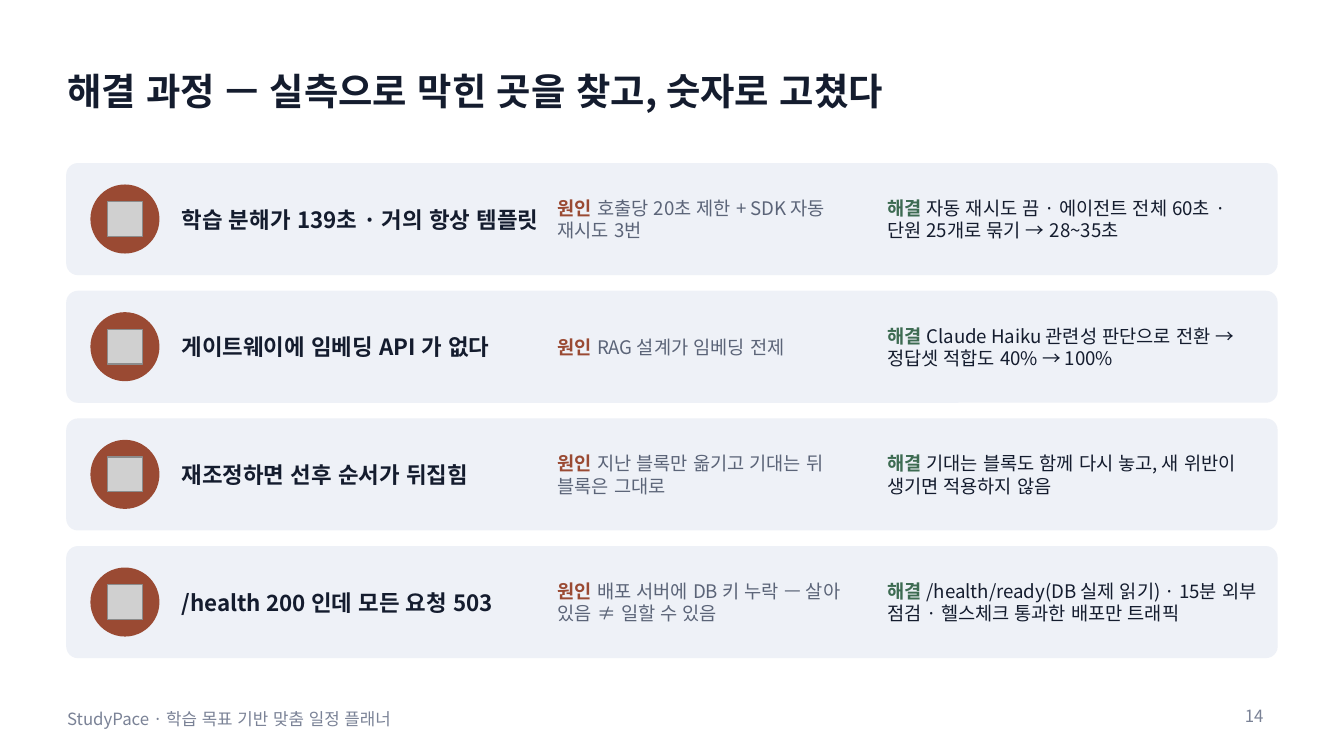
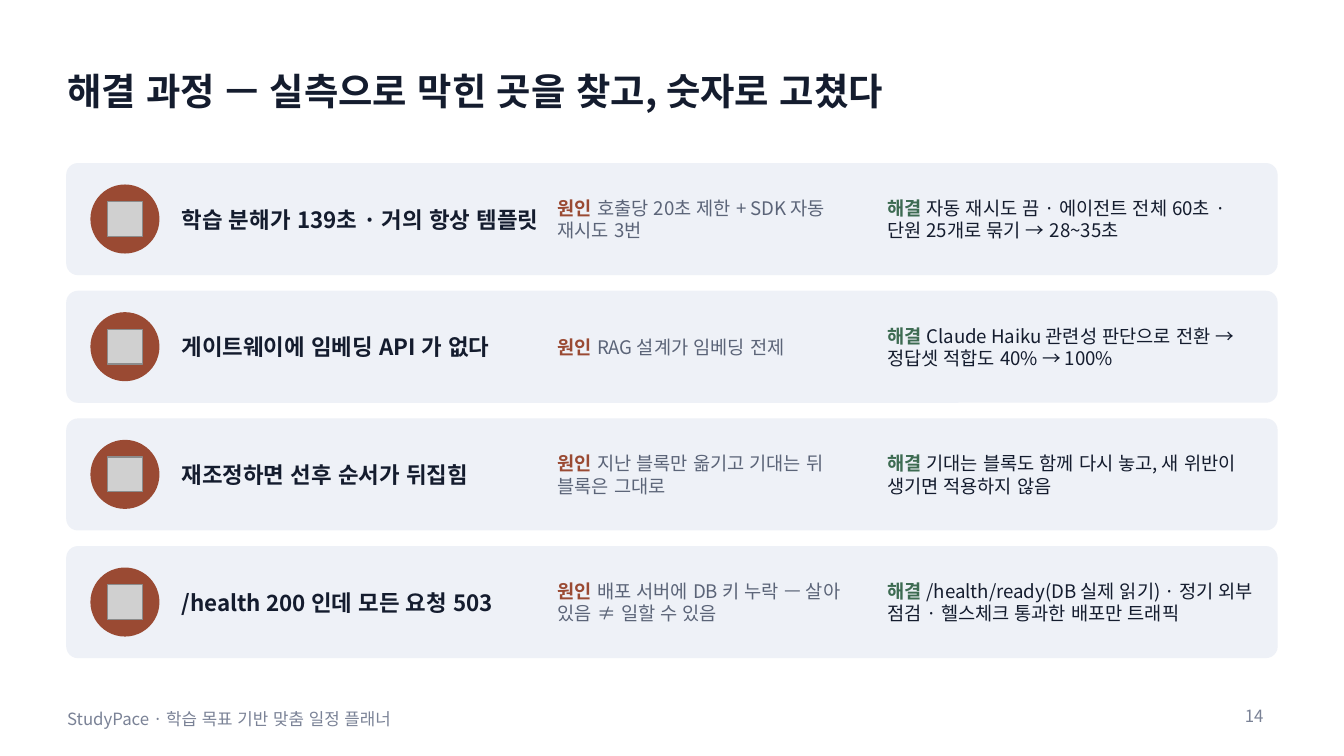
Before and after one commit to dinf7605/Codyssey_FinalProject, a slide deck: slide 14 of docs/발표자료_StudyPace.pptx. Drawn at 1344x756 pixels with LibreOffice and Linux fonts; fonts in the diff are those of the drawing; grey boxes stand for pictures. Boxes give left, top, right and bottom in pixels: in the first picture for what was removed or moved away, otherwise in the second. Text is boxed around its words. In the diff, an @@ line names an element or a change of style, - is before the commit and + after.

Commit message:
docs: 7일 운영 보고서 (가동률 100% · 오류 0건) · 외부 점검 실제 간격(약 5시간)을 사실대로 — '15분마다' 표현 정정

```diff
--- a/docs/발표자료_StudyPace.pptx
+++ b/docs/발표자료_StudyPace.pptx
@@ text at (887,582,1253,622): text changed @@
-해결 /health/ready(DB 실제 읽기) · 15분 외부 점검 · 헬스체크 통과한 배포만 트래픽
+해결 /health/ready(DB 실제 읽기) · 정기 외부 점검 · 헬스체크 통과한 배포만 트래픽
```
Also in this commit, not shown: 2 other slides changed, 10 other files.
